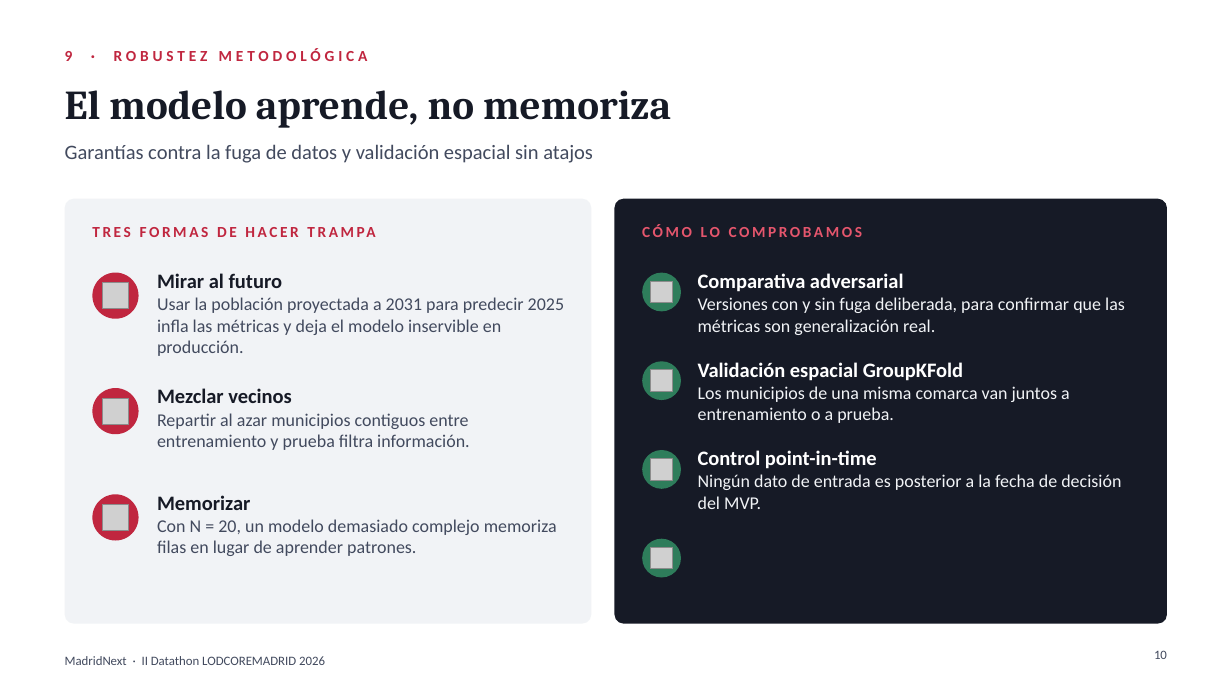
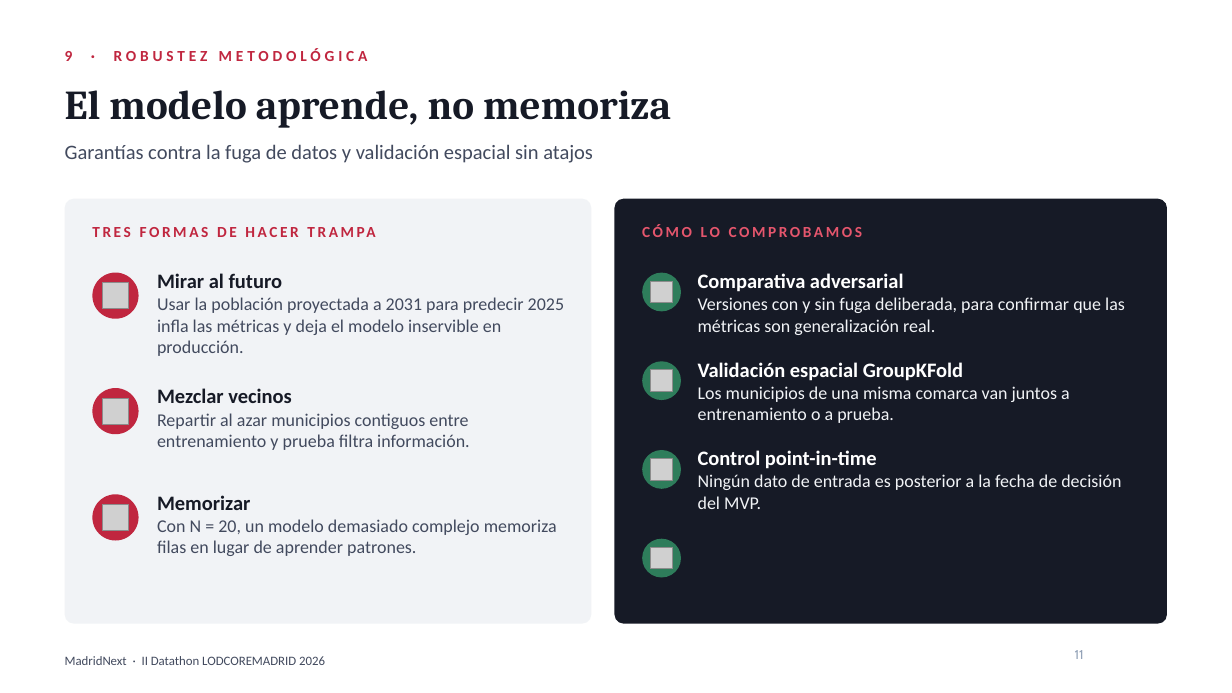
Before and after one commit to AlejandroCuntin/DatathonLodCoreMadrid, a slide deck: slide 11 of presentacion_datathon_oficial.pptx (slide 10 before the commit). Drawn at 1232x693 pixels with LibreOffice and Linux fonts; fonts in the diff are those of the drawing; grey boxes stand for pictures. Boxes give left, top, right and bottom in pixels: in the first picture for what was removed or moved away, otherwise in the second. Text is boxed around its words. In the diff, an @@ line names an element or a change of style, - is before the commit and + after.

```diff
--- a/presentacion_datathon_oficial.pptx
+++ b/presentacion_datathon_oficial.pptx
@@ text at (x1=1075, y1=650, x2=1084, y2=659): text changed; font Calibri to Cabin; text colour #424A5E to #94A3B8 @@
-10
+11
```
Also in this commit, not shown: 6 other slides changed, 1 slide added, 1 other file.
